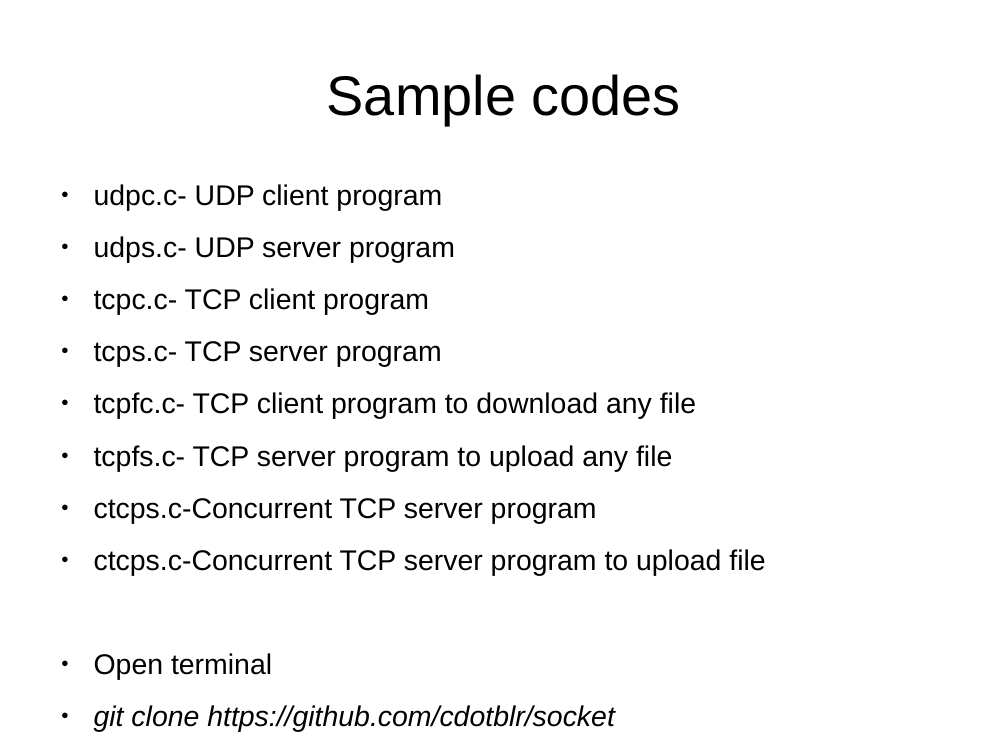
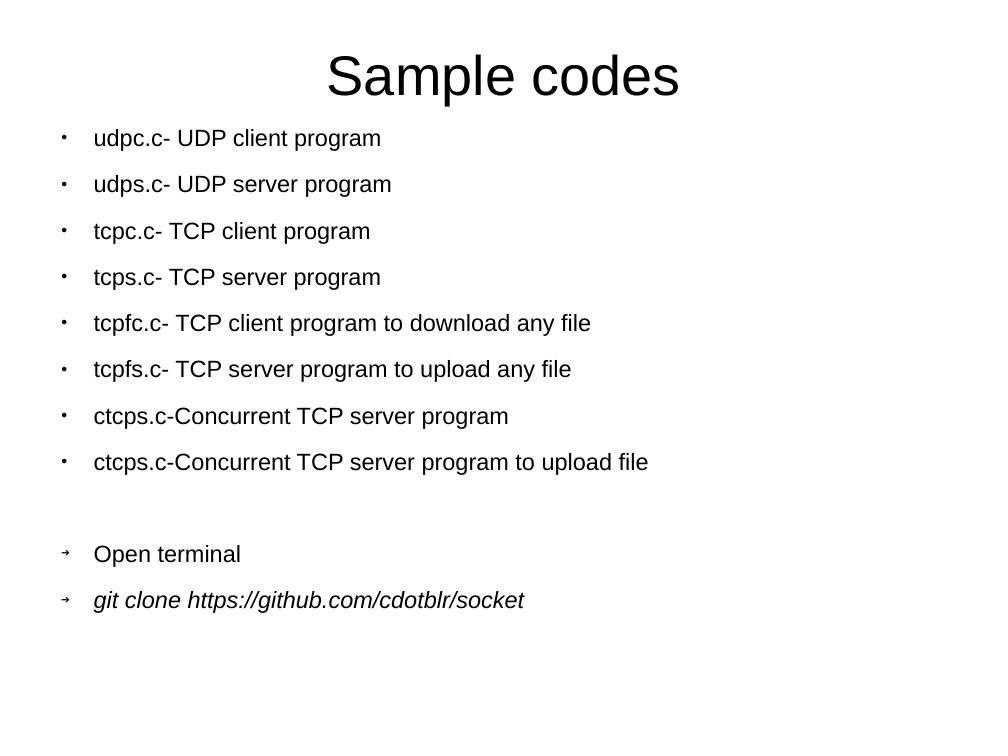
Before and after one commit to cdotblr/socket, a slide deck: slide 25 of zsocket.odp. Drawn at 1008x756 pixels with LibreOffice and Linux fonts; fonts in the diff are those of the drawing. Boxes give left, top, right and bottom in pixels: in the first picture for what was removed or moved away, otherwise in the second. Text is boxed around its words. In the diff, an @@ line names an element or a change of style, - is before the commit and + after.

```diff
--- a/zsocket.odp
+++ b/zsocket.odp
@@ title "Sample codes": place and size @@
-title "Sample codes" at [327, 74, 681, 125]
+title "Sample codes" at [327, 54, 681, 104]
@@ text "udpc.c- UDP client program": place and size @@
-text "udpc.c- UDP client program" at [94, 184, 765, 732]
+text "udpc.c- UDP client program" at [94, 129, 649, 613]
@@ text "udpc.c- UDP client program" at [94, 129, 649, 613]: size 22.4 to 18.5 pt; bullet ● to ➔ @@
```
Also in this commit, not shown: 1 other slide changed, 3 other files.
